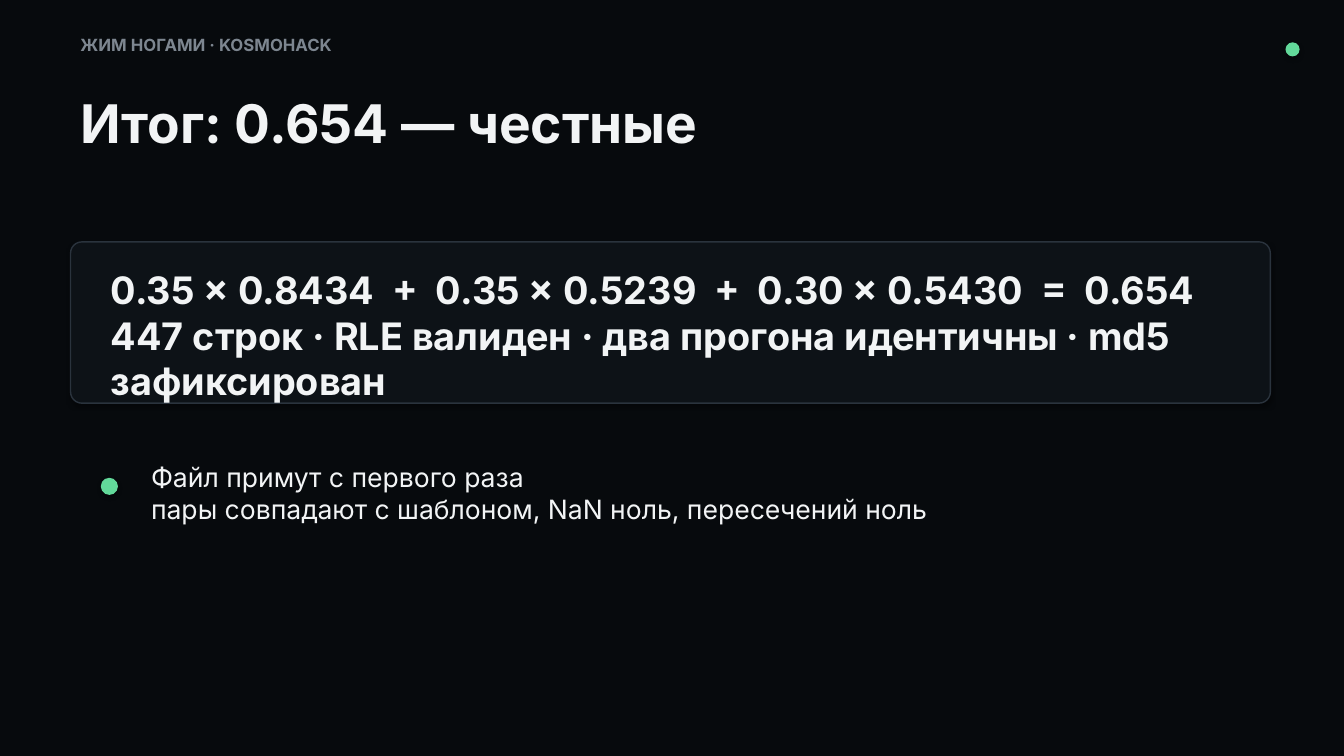
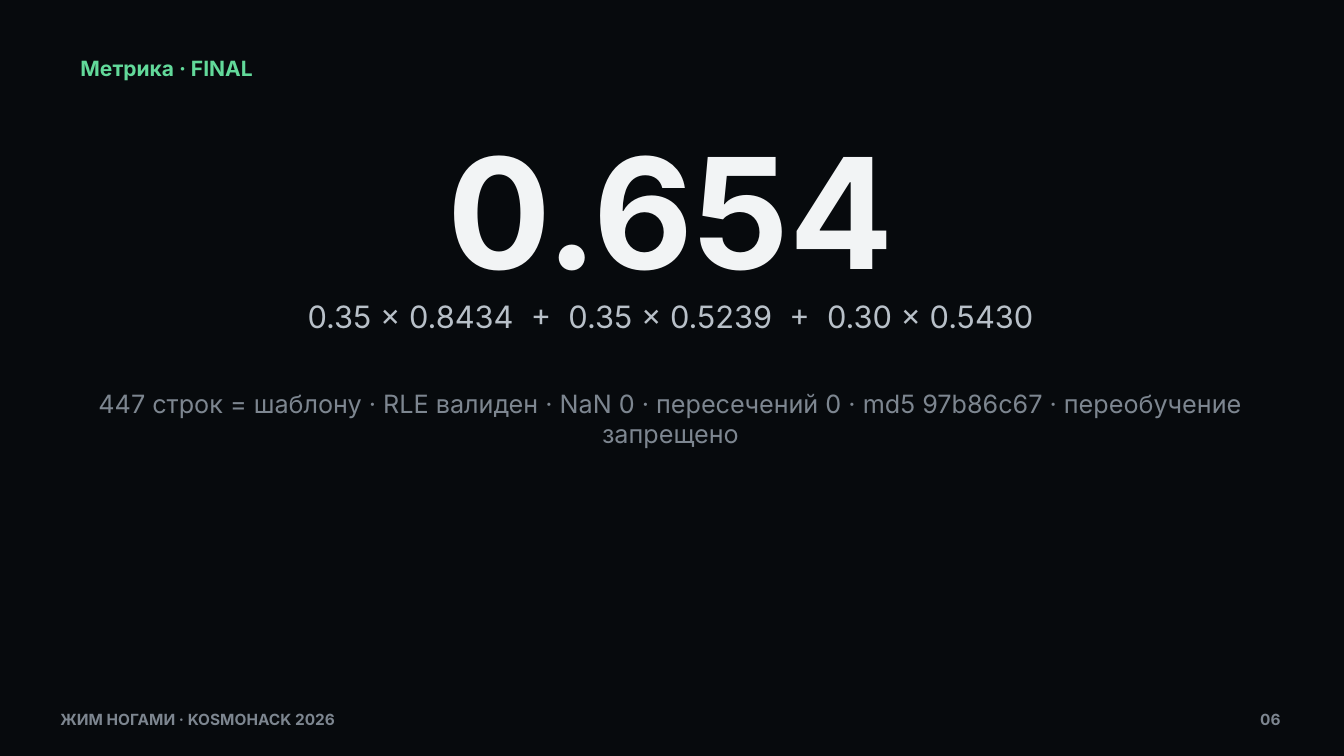
Before and after one commit to izislesar/kosmohack, a slide deck: slide 6 of docs/slides-deck.pptx (slide 5 before the commit). Drawn at 1344x756 pixels with LibreOffice and Linux fonts; fonts in the diff are those of the drawing. Boxes give left, top, right and bottom in pixels: in the first picture for what was removed or moved away, otherwise in the second. Text is boxed around its words. In the diff, an @@ line names an element or a change of style, - is before the commit and + after.

```diff
--- a/docs/slides-deck.pptx
+++ b/docs/slides-deck.pptx
@@ ellipse removed at [1286, 42, 1300, 56] @@
@@ text added at [80, 60, 253, 81], 15 pt, text #62D99A, bold @@
+Метрика · FINAL
@@ text at [447, 155, 893, 271]: text changed; size 38 to 110 pt @@
-Итог: 0.654 — честные
+0.654
@@ rounded rectangle removed at [71, 242, 1270, 403] @@
@@ text at [308, 305, 1034, 329]: text changed; size 15 to 22 pt; text colour #7D8690 to #B8C0C8 @@
-0.35 × 0.8434 + 0.35 × 0.5239 + 0.30 × 0.5430 = 0.654
-447 строк · RLE валиден · два прогона идентичны · md5 зафиксирован
+0.35 × 0.8434 + 0.35 × 0.5239 + 0.30 × 0.5430
@@ text added at [98, 394, 1241, 448], 18 pt, text #7D8690 @@
+447 строк = шаблону · RLE валиден · NaN 0 · пересечений 0 · md5 97b86c67 · переобучение запрещено
@@ ellipse removed at [101, 478, 118, 495] @@
@@ text removed at [151, 466, 927, 524] @@
-Файл примут с первого раза
-пары совпадают с шаблоном, NaN ноль, пересечений ноль
@@ text at [60, 714, 335, 725]: text changed; size 12 to 11 pt @@
-ЖИМ НОГАМИ · KOSMOHACK
+ЖИМ НОГАМИ · KOSMOHACK 2026
@@ text added at [1260, 714, 1280, 725], 11 pt, text #7D8690, bold @@
+06
```
Also in this commit, not shown: 2 other slides changed, 6 slides added, 6 slides removed, 1 other file.
